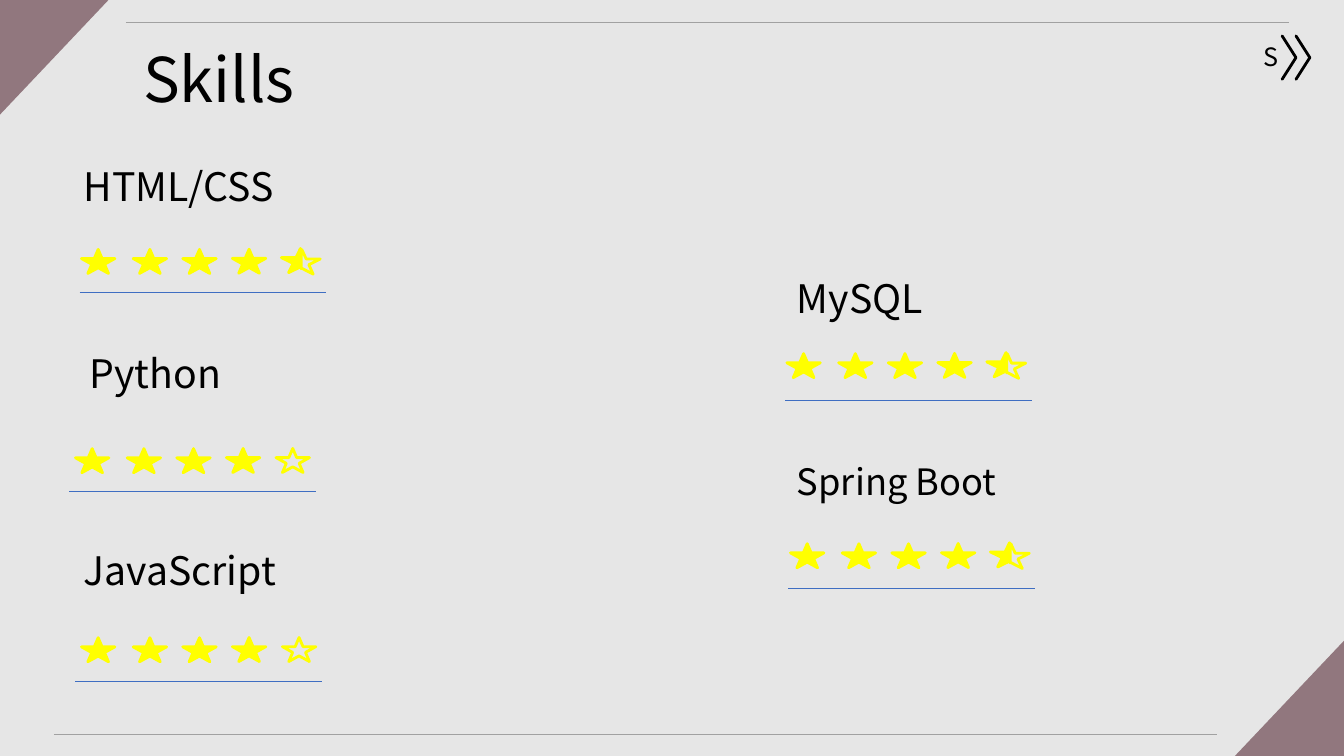
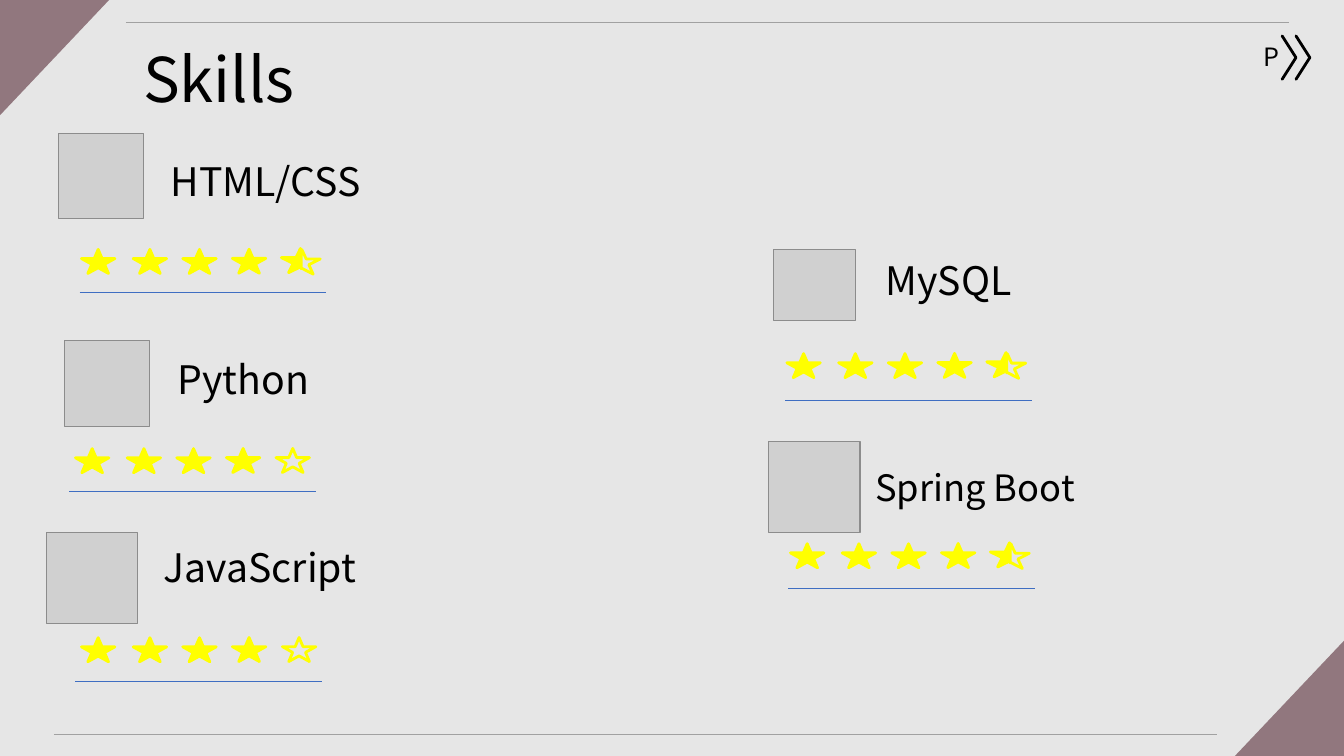
Before and after one commit to germ47/portfolio, a slide deck: slide 3 of 찐 포트폴리오.pptx. Drawn at 1344x756 pixels with LibreOffice and Linux fonts; fonts in the diff are those of the drawing; grey boxes stand for pictures. Boxes give left, top, right and bottom in pixels: in the first picture for what was removed or moved away, otherwise in the second. Text is boxed around its words. In the diff, an @@ line names an element or a change of style, - is before the commit and + after.

```diff
--- a/찐 포트폴리오.pptx
+++ b/찐 포트폴리오.pptx
@@ text at box(1263, 47, 1279, 66): text changed @@
-S
+P
@@ picture added at box(58, 133, 144, 219) @@
@@ text "HTML/CSS": place and size @@
-text "HTML/CSS" at box(84, 170, 274, 208)
+text "HTML/CSS" at box(171, 165, 361, 203)
@@ picture added at box(774, 249, 856, 321) @@
@@ text "MySQL": place and size @@
-text "MySQL" at box(797, 283, 923, 322)
+text "MySQL" at box(886, 265, 1012, 304)
@@ picture added at box(65, 341, 150, 426) @@
@@ text "Python": place and size @@
-text "Python" at box(90, 356, 221, 397)
+text "Python" at box(178, 362, 309, 403)
@@ picture added at box(769, 442, 860, 532) @@
@@ text "Spring Boot": place and size @@
-text "Spring Boot" at box(797, 467, 997, 504)
+text "Spring Boot" at box(875, 473, 1075, 510)
@@ picture added at box(46, 533, 137, 624) @@
@@ text "JavaScript": place and size @@
-text "JavaScript" at box(84, 554, 276, 594)
+text "JavaScript" at box(164, 551, 356, 591)
```
Also in this commit, not shown: 2 other slides changed, 3 slides added, 4 slides removed, 1 other file.
